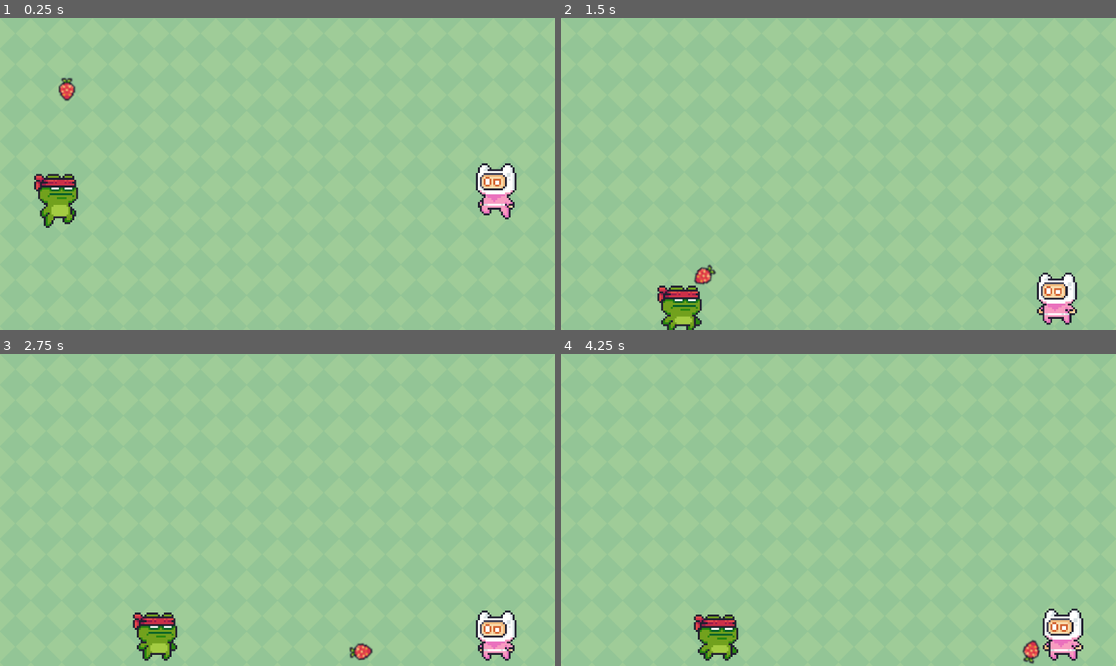
Above: before the commit, frames 1-4 (two rows, left to right).
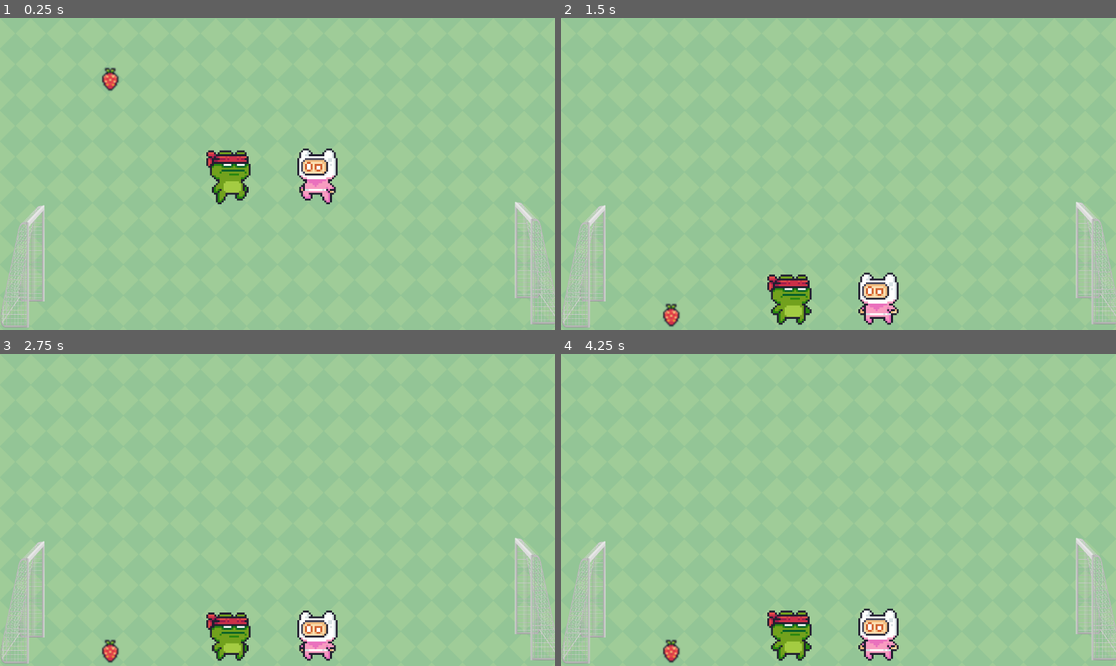
Above: after the commit, the same moments.

Repository: QVSD/head-soccer
Game: Godot game, scene res://main.tscn
The game is run twice, just before and just after one commit, with the same random seed, the same clock (stepped at 60 frames per second) and the same inputs.
Inputs:
- Up to frame 1 (0.25 s): no input
- Up to frame 2 (1.5 s): no input
- Up to frame 3 (2.75 s): no input
- Up to frame 4 (4.25 s): no input

The runs differ from the first frame. In frame 1, 6.1% of the frame differs, in the area x 0-100%, y 15-100%; in frame 2, 5.8%; in frame 3, 5.8%; in frame 4, 5.9%.

Commit message:
Not good not terrible, implemented the goals, without their functionality to actually work

Diff:
--- a/head-soccer/ball.tscn
+++ b/head-soccer/ball.tscn
@@ -4,7 +4,7 @@
 
 [sub_resource type="CircleShape2D" id="CircleShape2D_41u45"]
 
-[node name="Ball" type="RigidBody2D"]
+[node name="Ball" type="RigidBody2D" groups=["ball"]]
 mass = 0.3
 
 [node name="Sprite2D" type="Sprite2D" parent="."]
--- /dev/null
+++ b/head-soccer/game_manager.gd
@@ -0,0 +1,27 @@
+extends Node
+
+var score_left: int = 0
+var score_right: int = 0
+@export var ball: RigidBody2D
+
+
+func _ready():
+	Global.goal_scored.connect(_on_goal_scored)
+
+func _on_goal_scored(team_id: int):
+	if team_id == 0:
+		score_left += 1
+	else:
+		score_right += 1
+
+	print("Scor: ", score_left, " - ", score_right)
+	reset_ball()
+
+func reset_ball():
+	if ball:
+		print("Stiu cplm sa zic")
+		ball.position = Vector2(512, 300)
+		ball.linear_velocity = Vector2.ZERO
+		ball.angular_velocity = 0
+	else :
+		print("Nush cplm sa zic")
--- /dev/null
+++ b/head-soccer/global.gd
@@ -0,0 +1,3 @@
+extends Node
+
+signal goal_scored(team_id: int)
--- /dev/null
+++ b/head-soccer/goal.gd
@@ -0,0 +1,21 @@
+extends Node2D
+
+@export var team_id: int = 0  # 0 = left, 1 = right
+@export var is_right: bool = false
+
+func _ready() -> void:
+	$Area2D.body_entered.connect(_on_body_entered)
+	if is_right:
+		scale.x = -1
+		position.x += 100
+
+func _on_body_entered(body: Node) -> void:
+	print("A intrat:", body.name, " groups:", body.get_groups())
+	if body.is_in_group("ball"):  # check if its a Ball type
+		print(" Gol pentru echipa " + str(team_id))
+		# Signal towards the GameManager
+		Global.emit_signal("goal_scored", team_id)
+
+
+func _on_area_2d_body_entered(body: Node2D) -> void:
+	pass # Replace with function body.
--- /dev/null
+++ b/head-soccer/goal.tscn
@@ -0,0 +1,41 @@
+[gd_scene load_steps=5 format=3 uid="uid://dnxj248ahoigy"]
+
+[ext_resource type="Script" uid="uid://2mgsweolgme7" path="res://goal.gd" id="1_0qle8"]
+[ext_resource type="Texture2D" uid="uid://i8blm6hcpfy5" path="res://resources/goal/goal.png" id="1_6k3qi"]
+
+[sub_resource type="CapsuleShape2D" id="CapsuleShape2D_6k3qi"]
+radius = 7.10562
+height = 79.2428
+
+[sub_resource type="CapsuleShape2D" id="CapsuleShape2D_0qle8"]
+radius = 5.40984
+height = 204.977
+
+[node name="Goal" type="Node2D"]
+script = ExtResource("1_0qle8")
+
+[node name="StaticBody2D" type="StaticBody2D" parent="."]
+
+[node name="UpperPostOfTheGoal" type="CollisionShape2D" parent="StaticBody2D"]
+position = Vector2(64, 416)
+rotation = 0.759218
+shape = SubResource("CapsuleShape2D_6k3qi")
+
+[node name="CollisionShape2D" type="CollisionShape2D" parent="StaticBody2D"]
+position = Vector2(12, 543)
+rotation = -2.92517
+shape = SubResource("CapsuleShape2D_0qle8")
+debug_color = Color(0.193705, 0.513886, 1, 0.42)
+
+[node name="Area2D" type="Area2D" parent="."]
+collision_layer = 0
+
+[node name="CollisionPolygon2D" type="CollisionPolygon2D" parent="Area2D"]
+polygon = PackedVector2Array(59, 641, 87, 591, 86, 405, 38, 456, 3, 621, 9, 643)
+
+[node name="Sprite2D" type="Sprite2D" parent="."]
+position = Vector2(48, 515.762)
+scale = Vector2(0.185059, 0.429206)
+texture = ExtResource("1_6k3qi")
+
+[connection signal="body_entered" from="Area2D" to="." method="_on_area_2d_body_entered"]
--- a/head-soccer/main.tscn
+++ b/head-soccer/main.tscn
@@ -6,8 +6,9 @@
 [ext_resource type="PackedScene" uid="uid://cvf5oaau2kcoc" path="res://player1.tscn" id="3_lquwl"]
 [ext_resource type="PackedScene" uid="uid://cb6ag0qhhqapu" path="res://player2.tscn" id="5_lquwl"]
 [ext_resource type="PackedScene" uid="uid://b5im2j2nrqbw7" path="res://ball.tscn" id="6_7mycd"]
+[ext_resource type="PackedScene" uid="uid://dnxj248ahoigy" path="res://goal.tscn" id="7_272bh"]
 
-[node name="Node" type="Node"]
+[node name="Main" type="Node"]
 
 [node name="TextureRect" parent="." instance=ExtResource("1_1bvp3")]
 expand_mode = 1
@@ -22,10 +23,16 @@
 position = Vector2(88, 642)
 
 [node name="CharacterBody2D" parent="." instance=ExtResource("3_lquwl")]
-position = Vector2(102, 327)
+position = Vector2(460, 278)
 
 [node name="Player2" parent="." instance=ExtResource("5_lquwl")]
-position = Vector2(1015, 309)
+position = Vector2(644, 278)
 
 [node name="Ball" parent="." instance=ExtResource("6_7mycd")]
-position = Vector2(140, 120)
+position = Vector2(230, 99)
+
+[node name="GoalLeft" parent="." instance=ExtResource("7_272bh")]
+
+[node name="GoalRight" parent="." instance=ExtResource("7_272bh")]
+position = Vector2(1061, -7)
+is_right = true
--- a/head-soccer/project.godot
+++ b/head-soccer/project.godot
@@ -14,6 +14,11 @@
 run/main_scene="uid://d3d5da4qahgl5"
 config/features=PackedStringArray("4.4", "GL Compatibility")
 config/icon="res://icon.svg"
+
+[autoload]
+
+GameManager="*res://game_manager.gd"
+Global="*res://global.gd"
 
 [input]
 
Not shown, added: head-soccer/game_manager.gd.uid
Not shown, added: head-soccer/global.gd.uid
Not shown, added: head-soccer/goal.gd.uid
Not shown: 1 places in head-soccer/main.tscn that only renumber resources
Binary file added: head-soccer/resources/goal/goal.png
Not shown, added: head-soccer/resources/goal/goal.png.import
Not shown, added: head-soccer.zip
